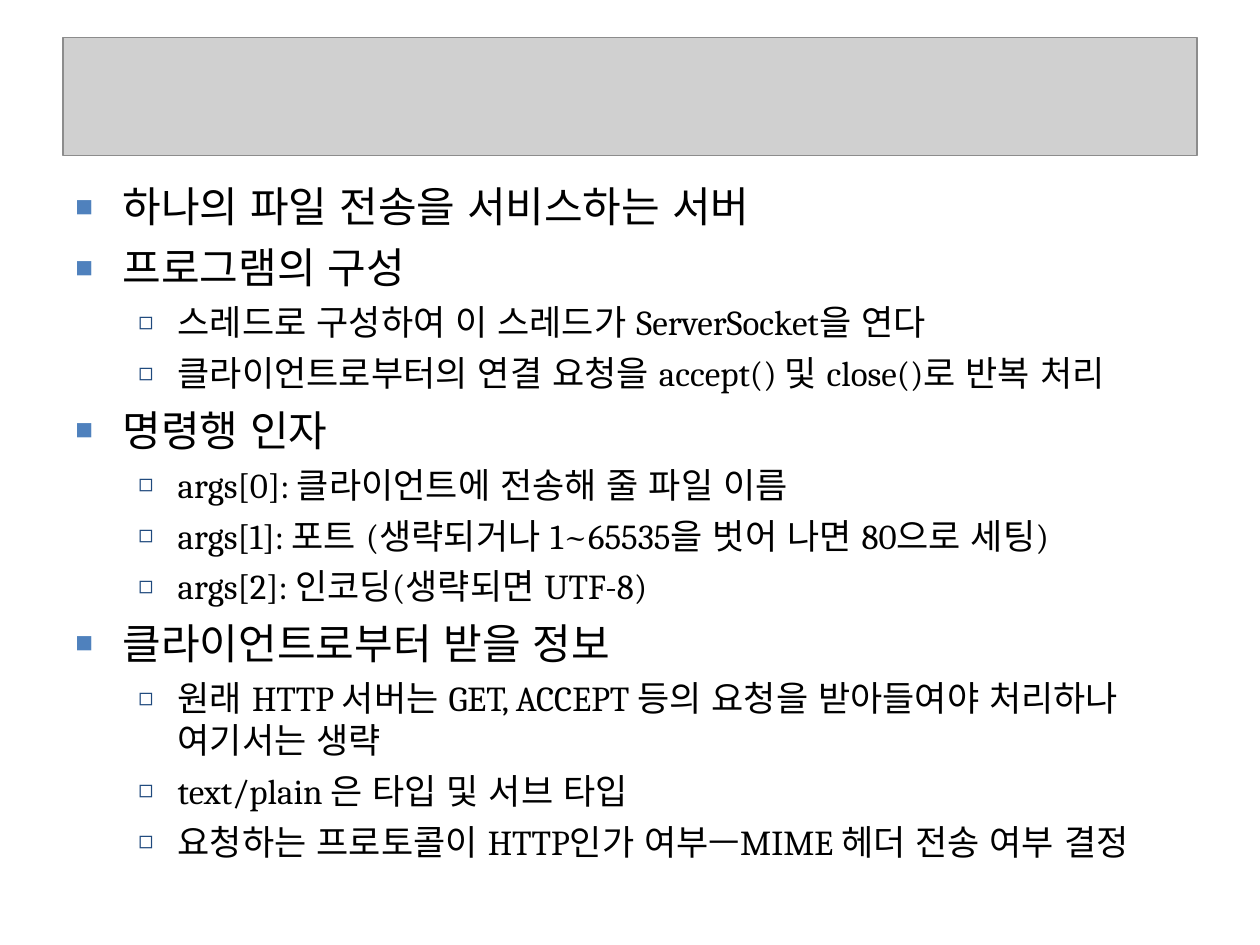
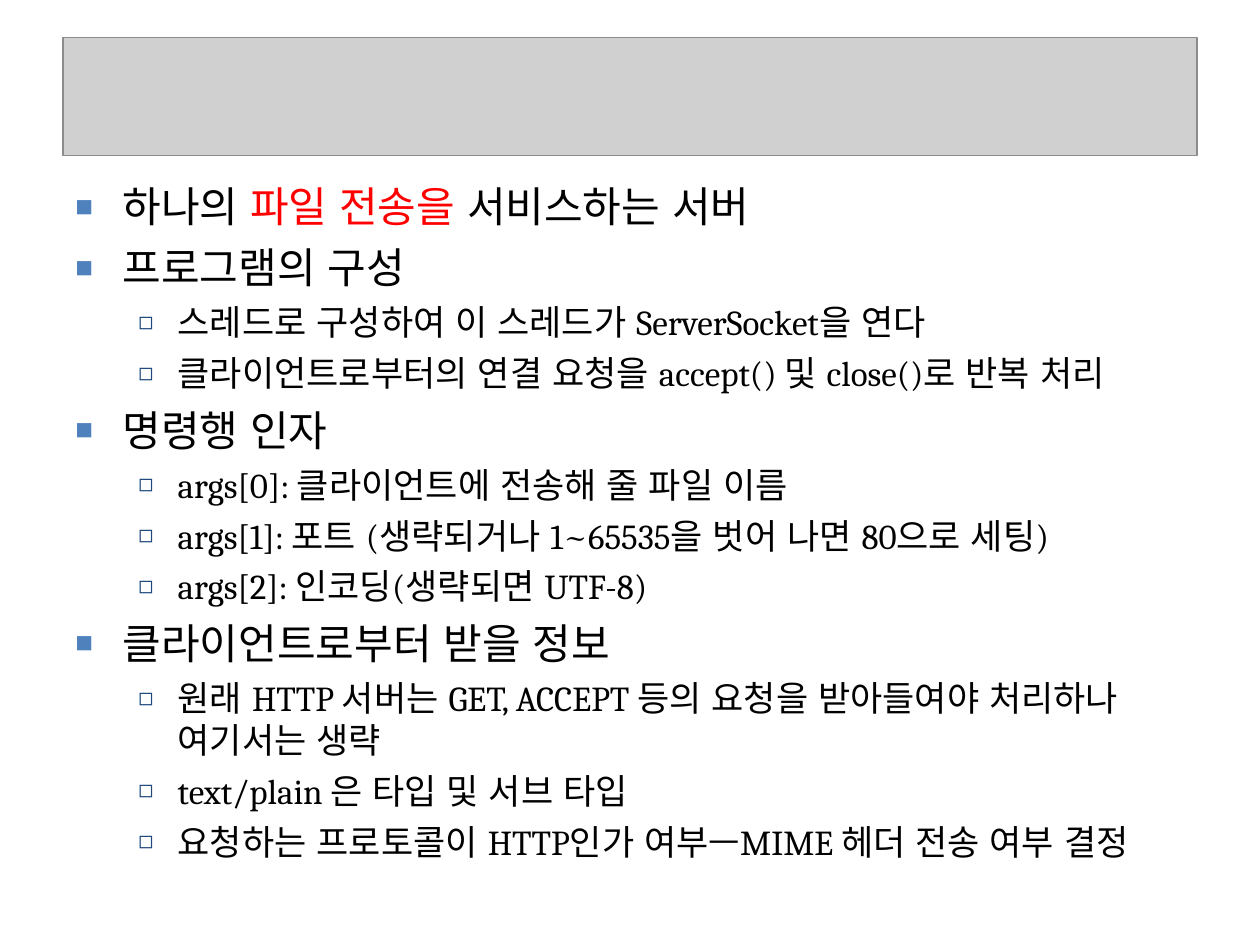
Before and after one commit to seleuchel/javaNetwork, a slide deck: slide 52 of ppt/321_chap09ServerSocket.ppt. Drawn at 1260x945 pixels with LibreOffice and Linux fonts; fonts in the diff are those of the drawing; grey boxes stand for pictures; background and template pictures are left out. Boxes give left, top, right and bottom in pixels: in the first picture for what was removed or moved away, otherwise in the second. Text is boxed around its words. In the diff, an @@ line names an element or a change of style, - is before the commit and + after.

```diff
--- a/ppt/321_chap09ServerSocket.ppt
+++ b/ppt/321_chap09ServerSocket.ppt
@@ text at (123,187,749,226): text colour #000000 to #FF0000 in "파일 전송을" @@
```
Also in this commit, not shown: 7 other slides changed, 7 other files.
